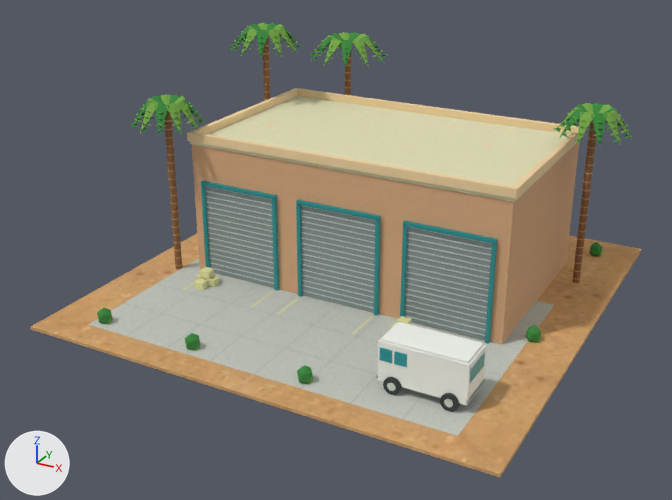
The glTF model game/assets/desert-dreams-3d/240-blender.glb: old version first, new version second.
Rendered twice from a 50 mm camera at (26.8, -52.7, 28.7) aimed at (-0.7, -2.5, 3.7). Arrows for +X, +Y and +Z are at lower left; the lights stay in place. The first picture is the older version. Objects named as collision shapes, trigger or cutter boxes, shadow casters or lower levels of detail are left out. Vertices at exactly the same position are counted once.

In view in the first picture: 'three-gray-shutter-loading-bay-with-van foliage.001', 'three-gray-shutter-loading-bay-with-van leaflight.001', 'three-gray-shutter-loading-bay-with-van paving • concrete', 'three-gray-shutter-loading-bay-with-van sand.001 • desert-sand', 'three-gray-shutter-loading-bay-with-van steel', 'three-gray-shutter-loading-bay-with-van steel_light', 'three-gray-shutter-loading-bay-with-van teal.001', 'three-gray-shutter-loading-bay-with-van van', 'three-gray-shutter-loading-bay-with-van warm_light', 'three-gray-shutter-loading-bay-with-van warm_roof • stucco', 'three-gray-shutter-loading-bay-with-van warm_wall • stucco', 'three-gray-shutter-loading-bay-with-van wood', 'three-gray-shutter-loading-bay-with-van wood_light' and 5 more.
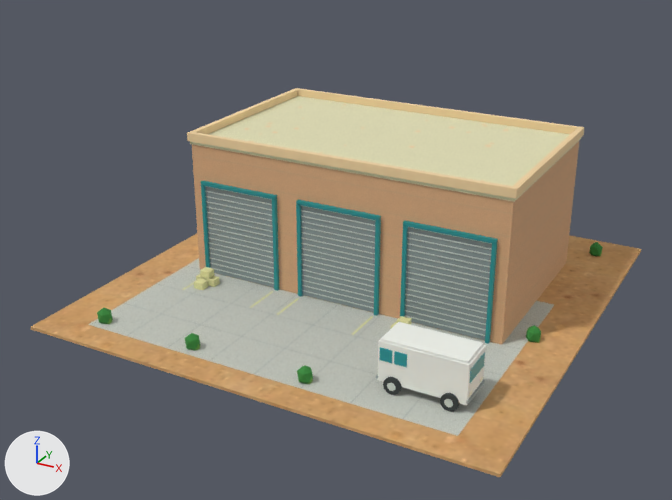
What differs and where, as boxes [x1, y1, x2, y2] in the pictures (672 x 500 px):
```json
{"object": "three-gray-shutter-loading-bay-with-van foliage.001", "change": "reshaped", "before": [97, 23, 631, 383], "after": [97, 242, 603, 383], "on screen": "61% shorter"}
{"object": "three-gray-shutter-loading-bay-with-van leaflight.001", "change": "reshaped", "before": [104, 23, 631, 384], "after": [104, 251, 602, 384], "on screen": "63% shorter"}
{"object": "three-gray-shutter-loading-bay-with-van wood", "change": "deleted", "before": [164, 36, 596, 283]}
{"object": "three-gray-shutter-loading-bay-with-van wood_light", "change": "deleted", "before": [164, 37, 596, 280]}
{"part": 1, "of": "me_palm_frond_leaflet_002", "change": "deleted", "before": [130, 23, 631, 146]}
{"part": 2, "of": "me_long_folded_palm_frond", "change": "deleted", "before": [133, 23, 631, 145]}
```

The change, as JSON lines over the scene's bpy script:
```json
{"block": "me_palm_frond_leaflet_002", "where": "# used by ob_three_gray_shutter_loading_bay_with_van_foliage_001; location = (0.0, 0.0, 0.0)"}
{"op": "remove", "block": "me_palm_frond_leaflet_002", "code": "me_palm_frond_leaflet_002.from_pydata(...)  # 556 vertices, 456 faces; spans x -15.5..15.6, y -13.4..15.5, z 0.0..15.8"}
{"op": "add", "block": "me_palm_frond_leaflet_002", "code": "me_palm_frond_leaflet_002.from_pydata(...)  # 120 vertices, 200 faces; spans x -12.5..13.5, y -13.4..13.4, z 0.0..1.3"}
{"block": "me_palm_frond_leaflet_002", "change": "me_palm_frond_leaflet_002 part 1: 92 loose pieces with 436 vertices, spanning x -15.5..15.6, y -6.6..15.5, z 10.9..15.8, are deleted"}
{"block": "me_long_folded_palm_frond", "where": "# used by ob_three_gray_shutter_loading_bay_with_van_leaflight_001; location = (0.0, 0.0, 0.0)"}
{"op": "remove", "block": "me_long_folded_palm_frond", "code": "me_long_folded_palm_frond.from_pydata(...)  # 512 vertices, 372 faces; spans x -15.5..15.6, y -13.2..15.3, z 0.0..15.8"}
{"op": "add", "block": "me_long_folded_palm_frond", "code": "me_long_folded_palm_frond.from_pydata(...)  # 60 vertices, 100 faces; spans x -12.1..13.4, y -13.2..13.3, z 0.0..0.7"}
{"block": "me_long_folded_palm_frond", "change": "me_long_folded_palm_frond part 2: 92 loose pieces with 452 vertices, spanning x -15.5..15.6, y -6.6..15.3, z 10.9..15.8, are deleted"}
{"op": "remove", "block": "ob_three_gray_shutter_loading_bay_with_van_wood", "code": ["ob_three_gray_shutter_loading_bay_with_van_wood = bpy.data.objects.new('three-gray-shutter-loading-bay-with-van wood', me_cylinder_012)", "ob_three_gray_shutter_loading_bay_with_van_wood.location = (0.0, 0.0, 0.0)"]}
{"op": "remove", "block": "ob_three_gray_shutter_loading_bay_with_van_wood_light", "code": ["ob_three_gray_shutter_loading_bay_with_van_wood_light = bpy.data.objects.new('three-gray-shutter-loading-bay-with-van wood_light', me_cylinder_014)", "ob_three_gray_shutter_loading_bay_with_van_wood_light.location = (0.0, 0.0, 0.0)"]}
```
